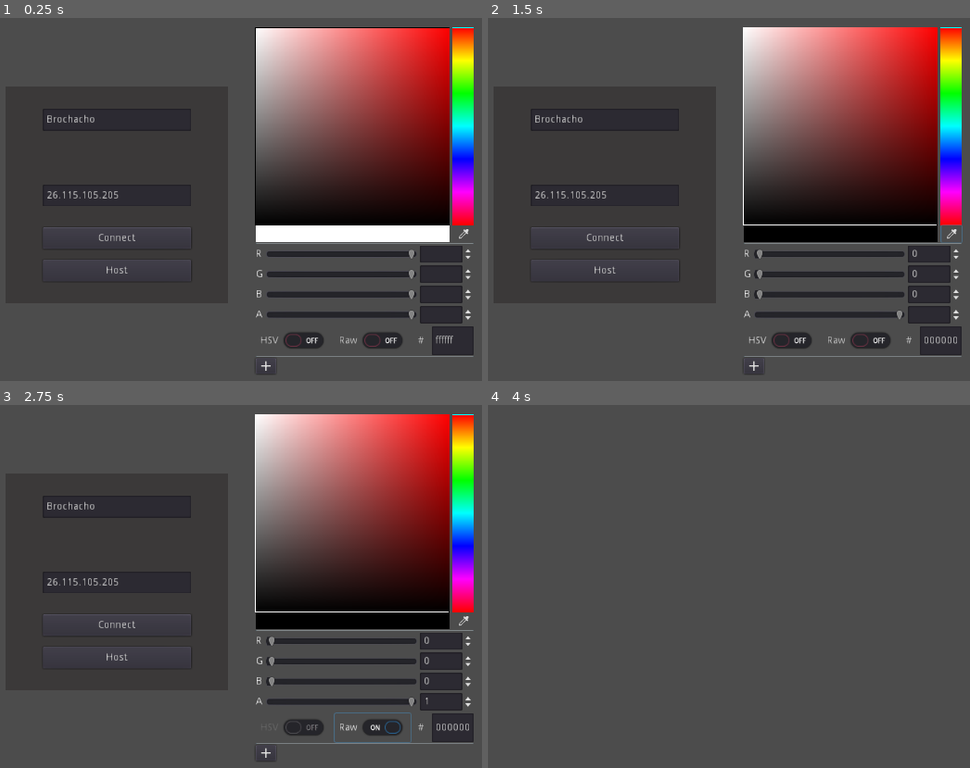
Above: before the commit, frames 1-4 (two rows, left to right).
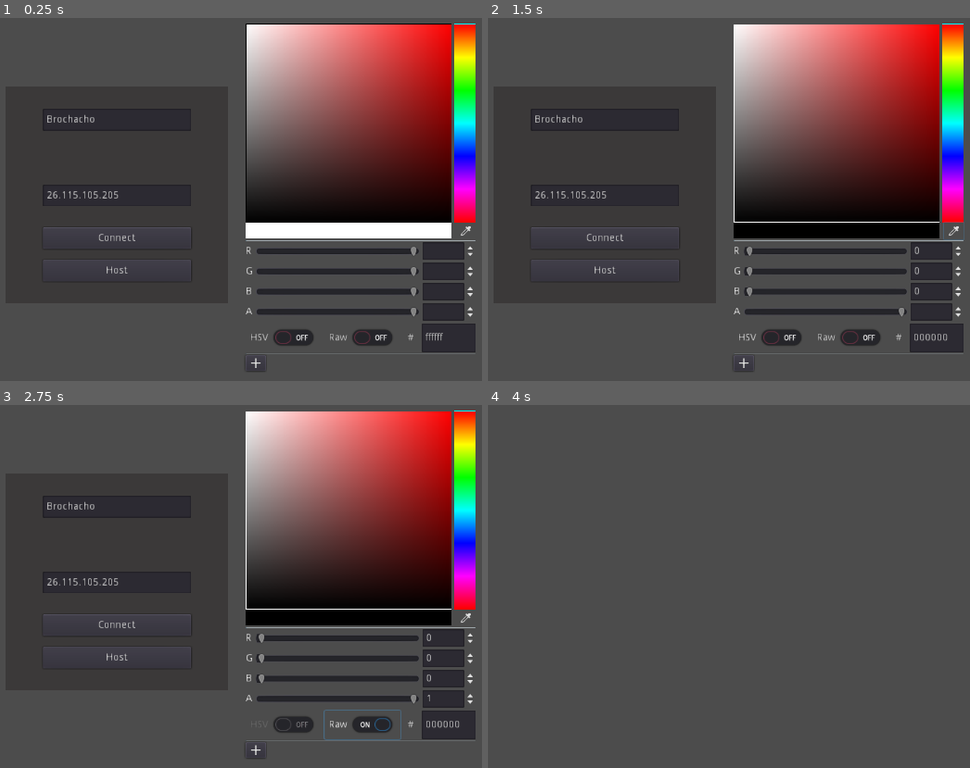
Above: after the commit, the same moments.

Repository: TheSecondReal0/asaio-party
Game: Godot game, scene res://assets/ui/main_menu/main_menu.tscn
Two runs of this game, one before a commit and one after it. Both use one fixed random seed, a clock stepped at 60 frames per second and the inputs below.
Inputs (mouse positions are in pixels of both pictures, inside the frame that each line leads up to; where the layout moved, square brackets give the same spot in the first picture):
- Up to frame 1 (0.25 s): no input
- Up to frame 2 (1.5 s): click (955, 232) [950, 232] at 0.5 s; click "HSV" at 1.25 s
- Up to frame 3 (2.75 s): click "Raw" at 2 s
- Up to frame 4 (4 s): click "Host" at 2.75 s; tap Enter at 3.5 s; move the mouse to (767, 561) at 3.52 s; hold D (right) from 3.53 s (still down); click (767, 561) at 3.6 s

The runs differ from the first frame. In frame 1, 7.6% of the frame differs, in the area x 50-99%, y 1-99%; in frame 2, 7.4%; in frame 3, 7.5%; in frame 4, nothing differs.
Error in both runs: Attempt to call function 'hide' in base 'null instance' on a null instance. (res://assets/ui/main_menu/main_menu.gd:5)

Commit message:
Added movement sync to reaper and fixed ColorPicker pos

Diff:
--- a/src/assets/ui/main_menu/main_menu.tscn
+++ b/src/assets/ui/main_menu/main_menu.tscn
@@ -73,10 +73,8 @@
 anchor_top = 0.1
 anchor_right = 1.0
 anchor_bottom = 0.9
-margin_left = 34.0
-margin_top = 4.0
-margin_right = -26.0
-margin_bottom = 4.0
+margin_left = 20.0
+margin_right = -20.0
 __meta__ = {
 "_edit_use_anchors_": false
 }
--- a/src/games/reaper/player/reaperplayer.gd
+++ b/src/games/reaper/player/reaperplayer.gd
@@ -23,21 +23,31 @@
 	particles.color = color
 
 func _physics_process(_delta):
-	if not is_network_master():
-		return
-	input()
-	if state == states.moving:
-		move_to(moving_to, _delta)
+	if is_network_master():
+		input()
+		if state == states.moving:
+			move_to(moving_to, _delta)
+	else:
+		global_position = slave_pos
+		global_rotation = slave_rot
+
+func _process(_delta):
+	if is_network_master():
+		rset("slave_pos", global_position)
+		rset("slave_rot", global_rotation)
 
 func input() -> void:
-	if not is_network_master():
-		return
 	var mouse_pos: Vector2 = get_global_mouse_position()
 	if Input.is_action_just_pressed("left_click"):
-		dash_to(mouse_pos)
+		rpc("receive_pos", global_position)
+		rpc("dash_to", mouse_pos)
+#		dash_to(mouse_pos)
 		handle_new_movement(mouse_pos)
 	if Input.is_action_just_pressed("right_click"):
 		handle_new_movement(mouse_pos)
+
+puppet func receive_pos(pos: Vector2):
+	global_position = pos
 
 func move_to(pos: Vector2, delta: float) -> void:
 	var distance_to: float = global_position.distance_to(pos)
@@ -50,7 +60,7 @@
 # warning-ignore:return_value_discarded
 	move_and_slide(dir * used_speed)
 
-func dash_to(pos: Vector2) -> void:
+puppetsync func dash_to(pos: Vector2) -> void:
 	var dir: Vector2 = pos_to_dir(pos)
 	look_at(pos)
 	particles.restart()
--- /dev/null
+++ b/src/games/reaper/souls/person/person.gd
@@ -0,0 +1,7 @@
+extends KinematicBody2D
+
+
+
+# Called when the node enters the scene tree for the first time.
+func _ready():
+	pass # Replace with function body.
--- /dev/null
+++ b/src/games/reaper/souls/person/person.tscn
@@ -0,0 +1,6 @@
+[gd_scene load_steps=2 format=2]
+
+[ext_resource path="res://games/reaper/souls/person/person.gd" type="Script" id=1]
+
+[node name="person" type="KinematicBody2D"]
+script = ExtResource( 1 )
Not shown, changed: src/export_presets.cfg
